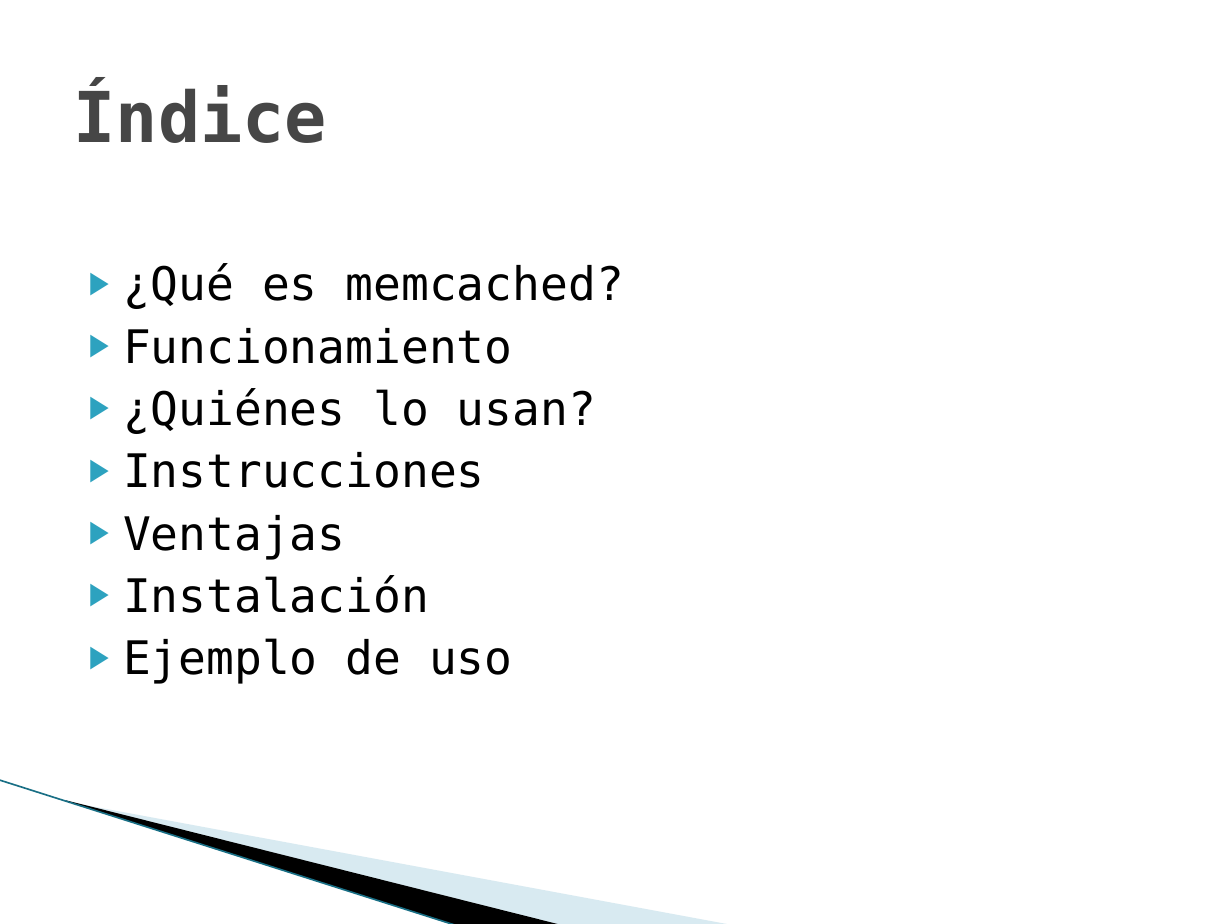
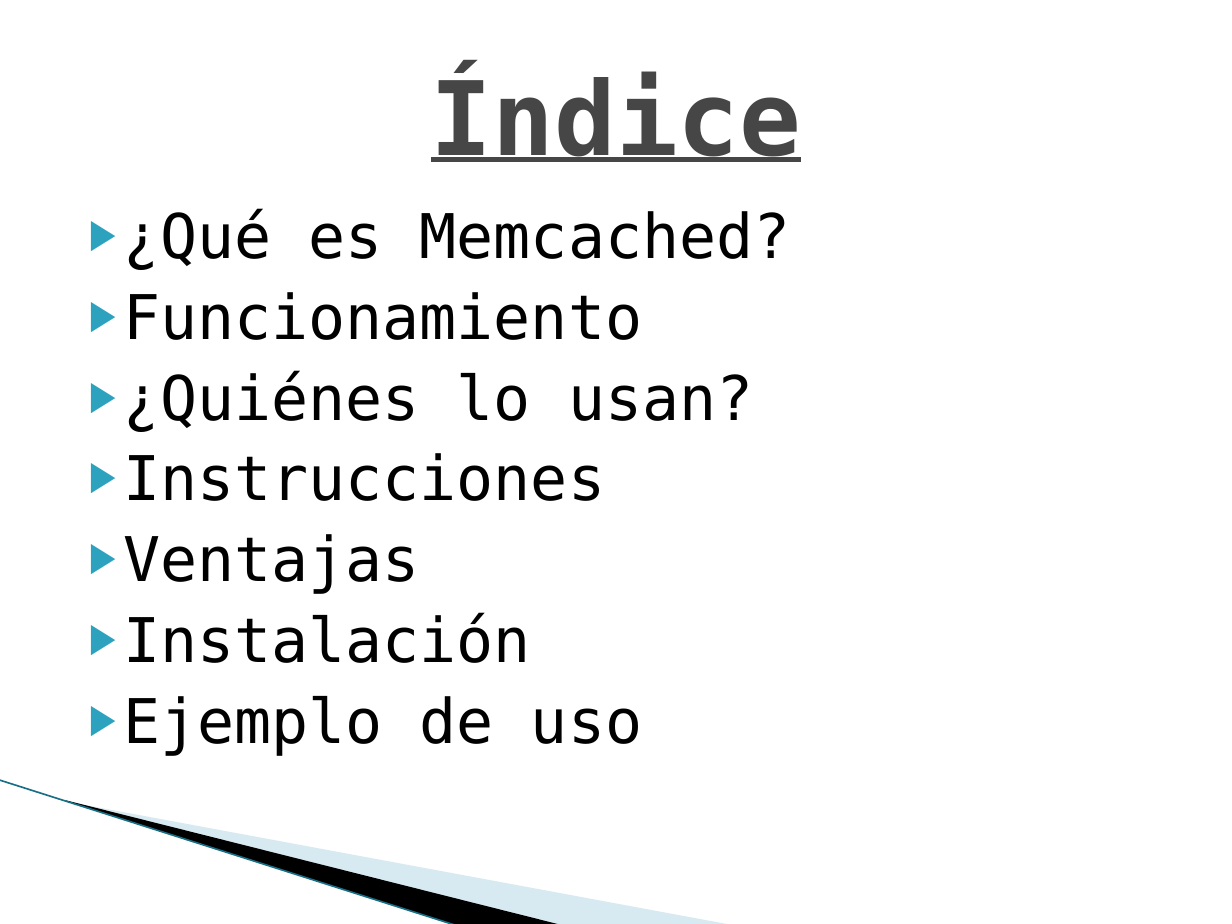
Before and after one commit to MariaOrgaz/swap1415, a slide deck: slide 2 of trabajo/transparencias.pptx. Drawn at 1232x924 pixels with LibreOffice and Linux fonts; fonts in the diff are those of the drawing; background and template pictures are left out. Boxes give left, top, right and bottom in pixels: in the first picture for what was removed or moved away, otherwise in the second. Text is boxed around its words. In the diff, an @@ line names an element or a change of style, - is before the commit and + after.

Commit message:
trabajo memcached

```diff
--- a/trabajo/transparencias.pptx
+++ b/trabajo/transparencias.pptx
@@ title "Índice" at box(431, 71, 802, 162): size 41 to 60 pt, underline on; alignment left to centre @@
@@ text "¿Qué es Memcached?": place and size @@
-text "¿Qué es Memcached?" at box(123, 263, 624, 684)
+text "¿Qué es Memcached?" at box(123, 209, 791, 756)
@@ text at box(123, 209, 791, 270): text changed; size 27 to 36 pt @@
-▶ ¿Qué es memcached?
+▶ ¿Qué es Memcached?
@@ text at box(123, 292, 753, 756): size 27 to 36 pt in "Funcionamiento", "¿Quiénes lo usan?", "Instrucciones", "Ventajas" and 2 more places @@
```
Also in this commit, not shown: 10 other slides changed, 1 slide added, 1 slide removed, 2 other files.
